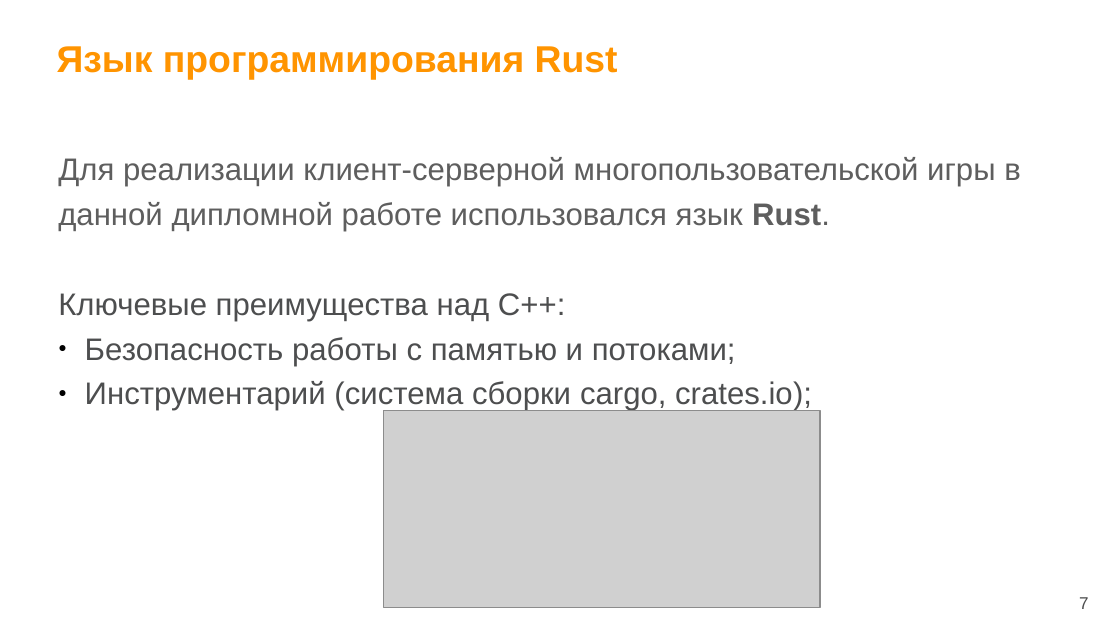
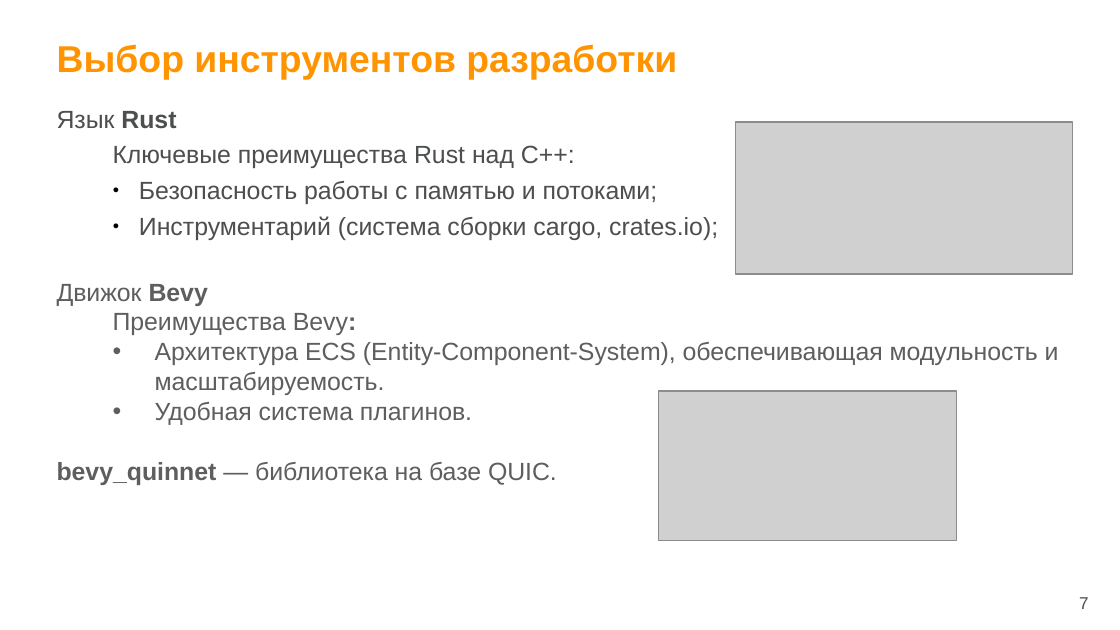
Before and after one commit to wemik2323/vkr, a slide deck: slide 7 of docs/Result/Презентация.pptx. Drawn at 1120x630 pixels with LibreOffice and Linux fonts; fonts in the diff are those of the drawing; grey boxes stand for pictures; background and template pictures are left out. Boxes give left, top, right and bottom in pixels: in the first picture for what was removed or moved away, otherwise in the second. Text is boxed around its words. In the diff, an @@ line names an element or a change of style, - is before the commit and + after.

```diff
--- a/docs/Result/Презентация.pptx
+++ b/docs/Result/Презентация.pptx
@@ title at (57, 44, 677, 80): text changed @@
-Язык программирования Rust
+Выбор инструментов разработки
@@ text "Язык Rust": place and size @@
-text "Язык Rust" at (58, 157, 1021, 411)
+text "Язык Rust" at (57, 111, 1059, 485)
@@ text at (57, 111, 575, 168): text changed; size 20 to 16 pt; text colour #5E5E5E to #4D4E4F @@
-Для реализации клиент-серверной многопользовательской игры в данной дипломной работе использовался язык Rust.
-Ключевые преимущества над C++:
+Язык Rust
+  Ключевые преимущества Rust над C++:
@@ picture: place and size @@
-picture at (384, 410, 821, 607)
+picture at (736, 122, 1072, 274)
@@ text at (139, 181, 718, 240): size 20 to 16 pt in "Безопасность работы с памятью и потоками;", "Инструментарий (система сборки cargo, crates.io);"; list level 1 to 2 in "Безопасность работы с памятью и ..."; list level 1 to 2 in "Инструментарий (система сборки cargo, crates.io);" @@
@@ text at (57, 284, 1059, 485): paragraphs added @@
+Движок Bevy
+  Преимущества Bevy:
+  • Архитектура ECS (Entity-Component-System), обеспечивающая модульность и масштабируемость.
+  • Удобная система плагинов.
+bevy_quinnet — библиотека на базе QUIC.
@@ picture added at (659, 391, 956, 540) @@
```
Also in this commit, not shown: 1 slide removed.
